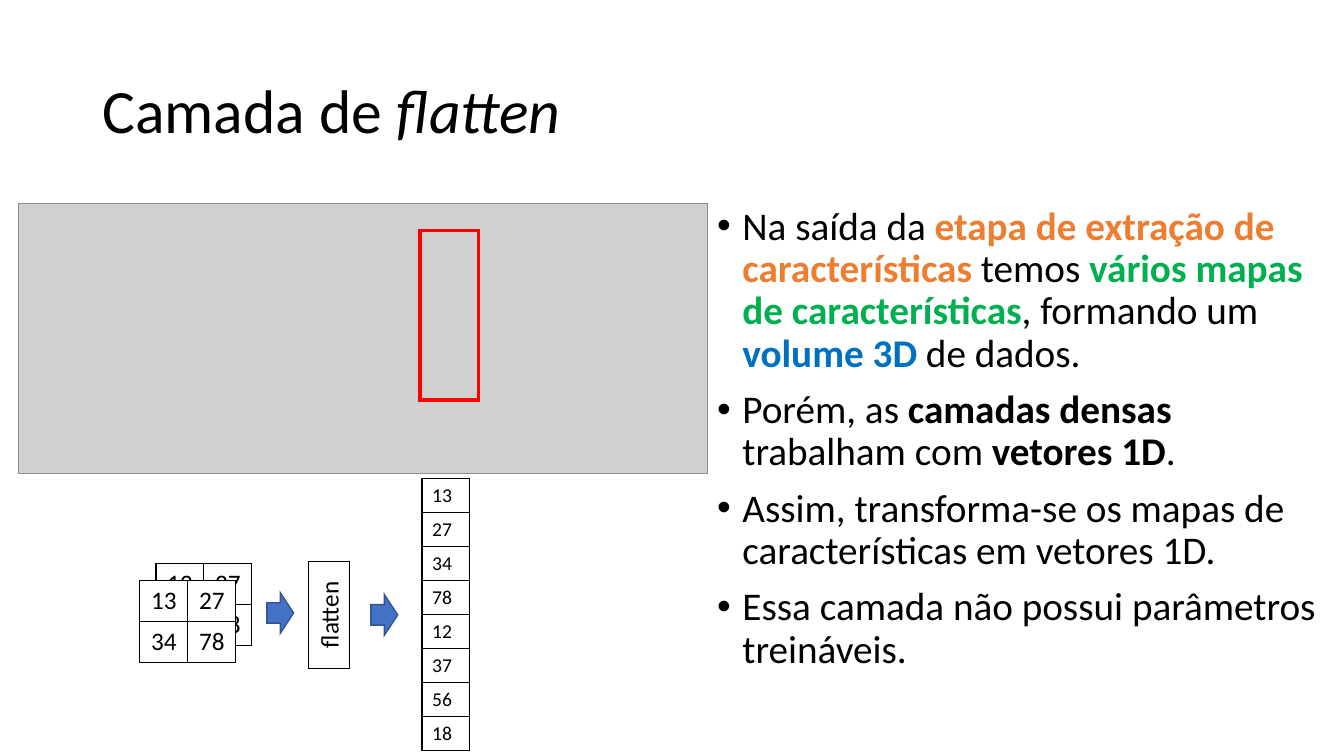
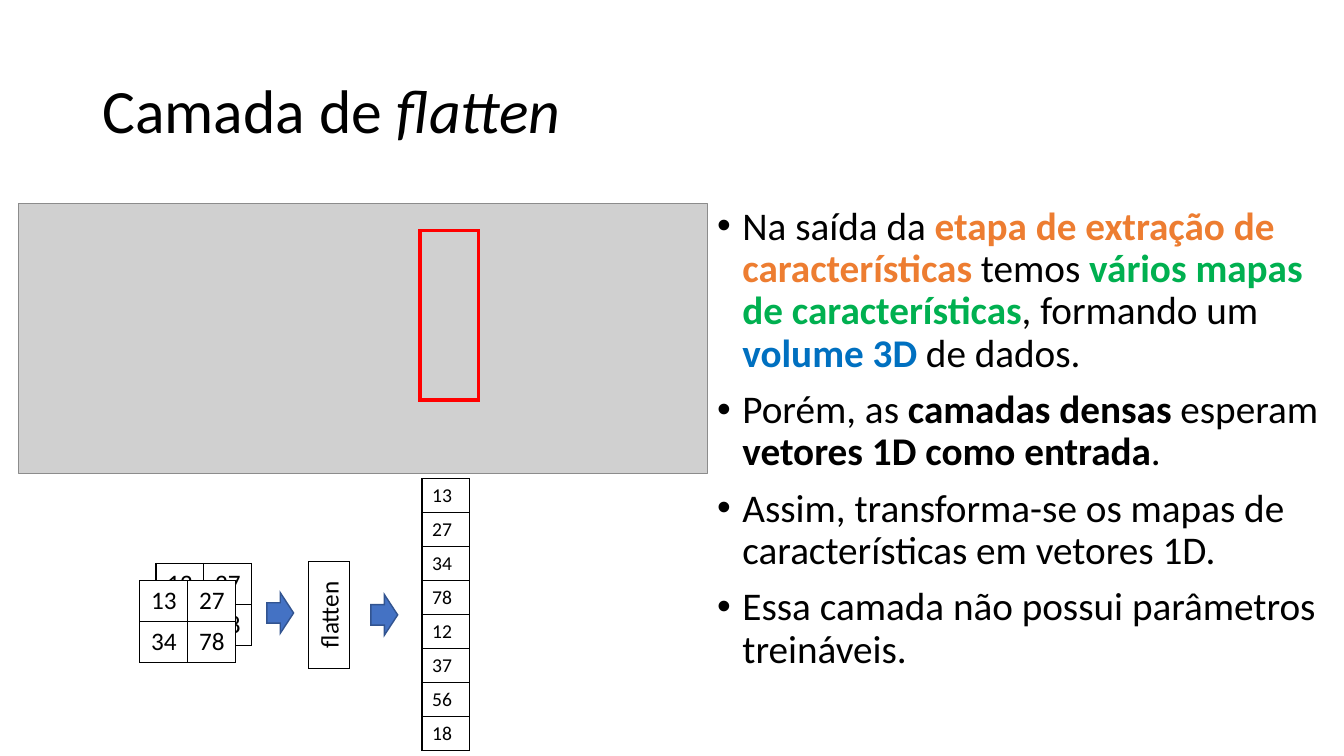
Before and after one commit to zz4fap/c24_inteligencia_artificial, a slide deck: slide 60 of slides/C24_CNN.pptx. Drawn at 1344x756 pixels with LibreOffice and Linux fonts; fonts in the diff are those of the drawing; grey boxes stand for pictures. Boxes give left, top, right and bottom in pixels: in the first picture for what was removed or moved away, otherwise in the second. Text is boxed around its words. In the diff, an @@ line names an element or a change of style, - is before the commit and + after.

```diff
--- a/slides/C24_CNN.pptx
+++ b/slides/C24_CNN.pptx
@@ text at <box>742,395,1318,466</box>: text changed @@
-• Porém, as camadas densas trabalham com vetores 1D.
+• Porém, as camadas densas esperam vetores 1D como entrada.
```
Also in this commit, not shown: 3 other slides changed.
